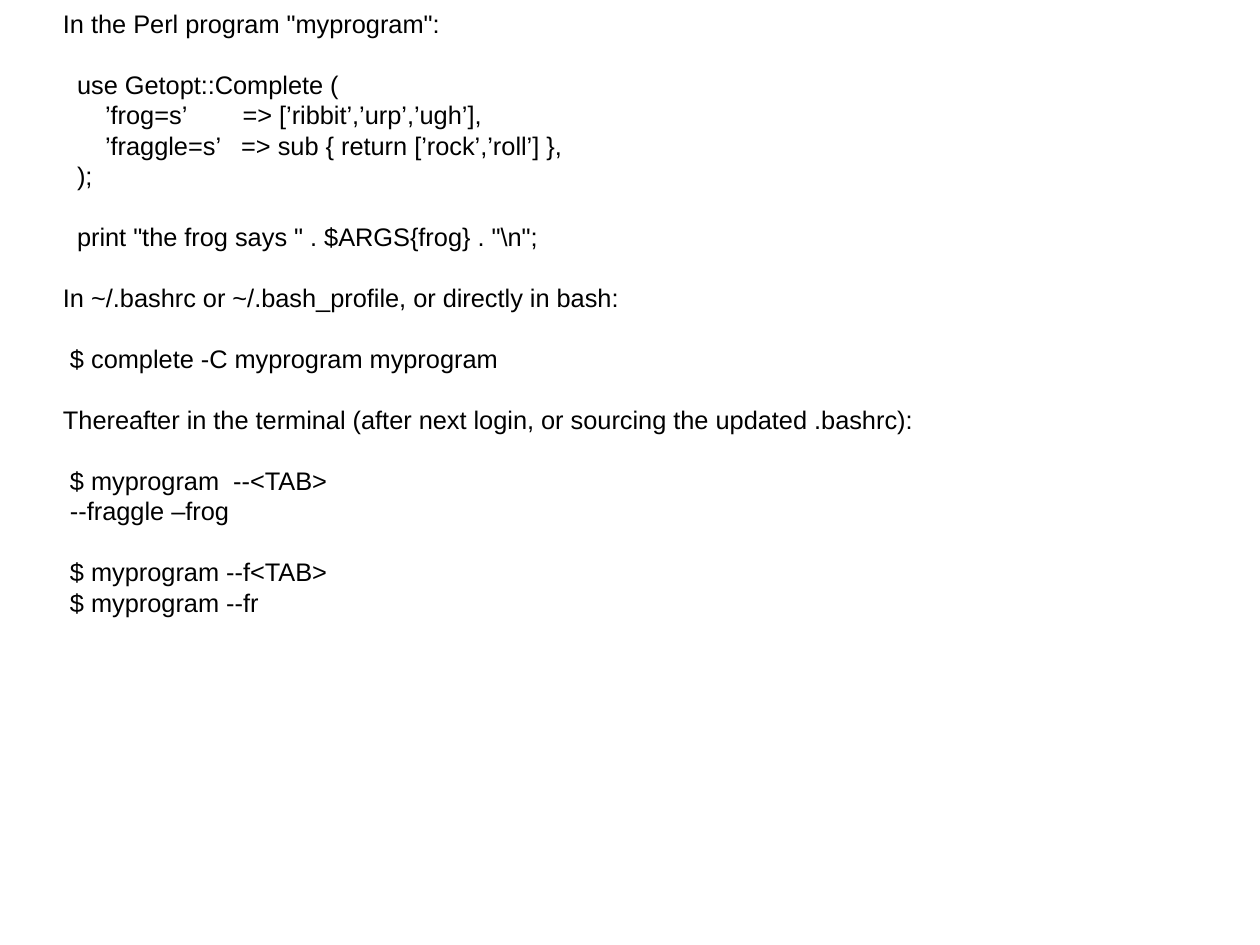
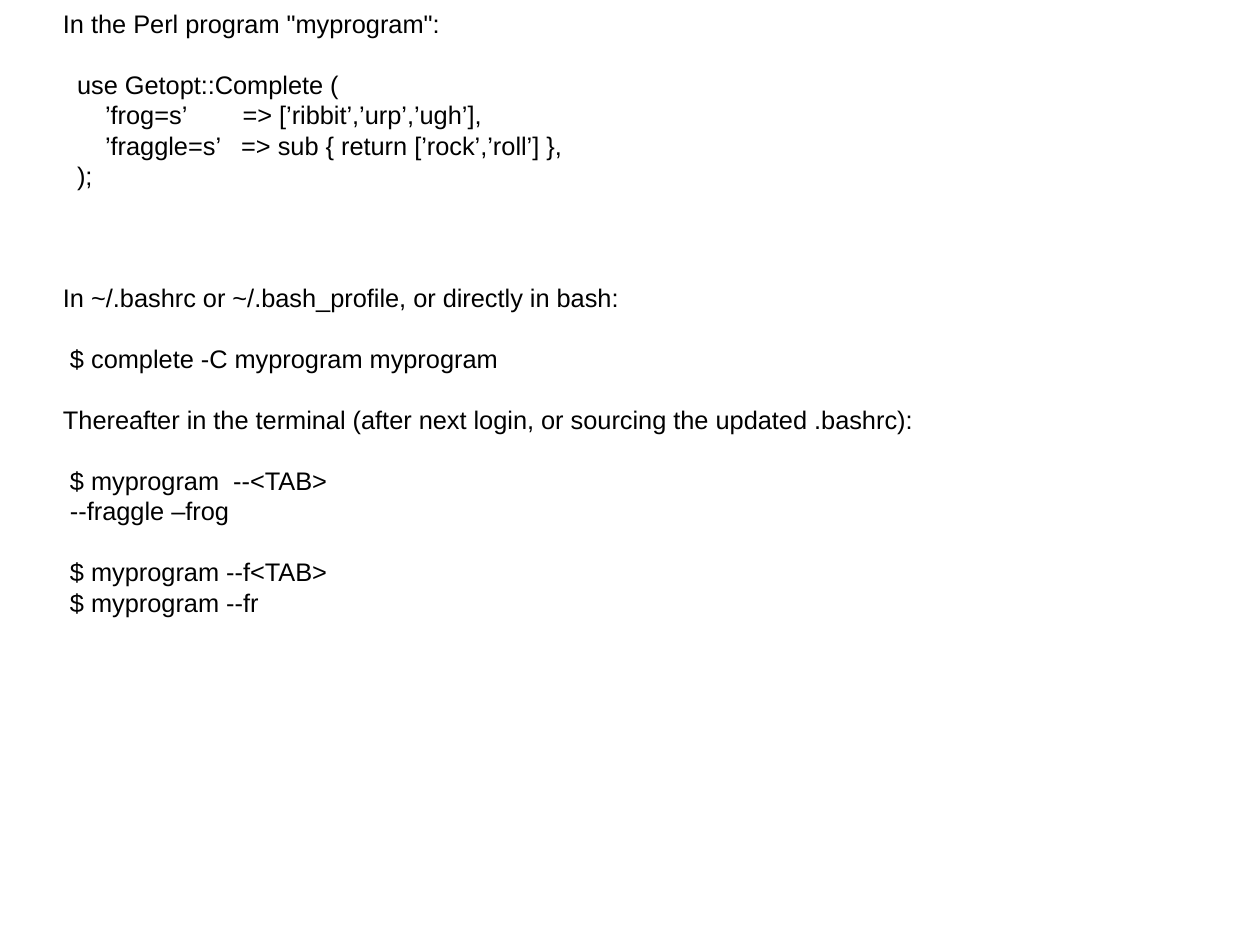
Before and after one commit to ssmith-wustl/Getopt-Complete, a slide deck: slide 17 of doc/getopt-complete.odp (slide 15 before the commit). Drawn at 1260x945 pixels with LibreOffice and Linux fonts; fonts in the diff are those of the drawing. Boxes give left, top, right and bottom in pixels: in the first picture for what was removed or moved away, otherwise in the second. Text is boxed around its words. In the diff, an @@ line names an element or a change of style, - is before the commit and + after.

```diff
--- a/doc/getopt-complete.odp
+++ b/doc/getopt-complete.odp
@@ subtitle at (x1=77, y1=227, x2=538, y2=252): paragraph removed @@
-print "the frog says " . $ARGS{frog} . "\n";
```
Also in this commit, not shown: 15 other slides changed, 9 slides added, 1 other file.
